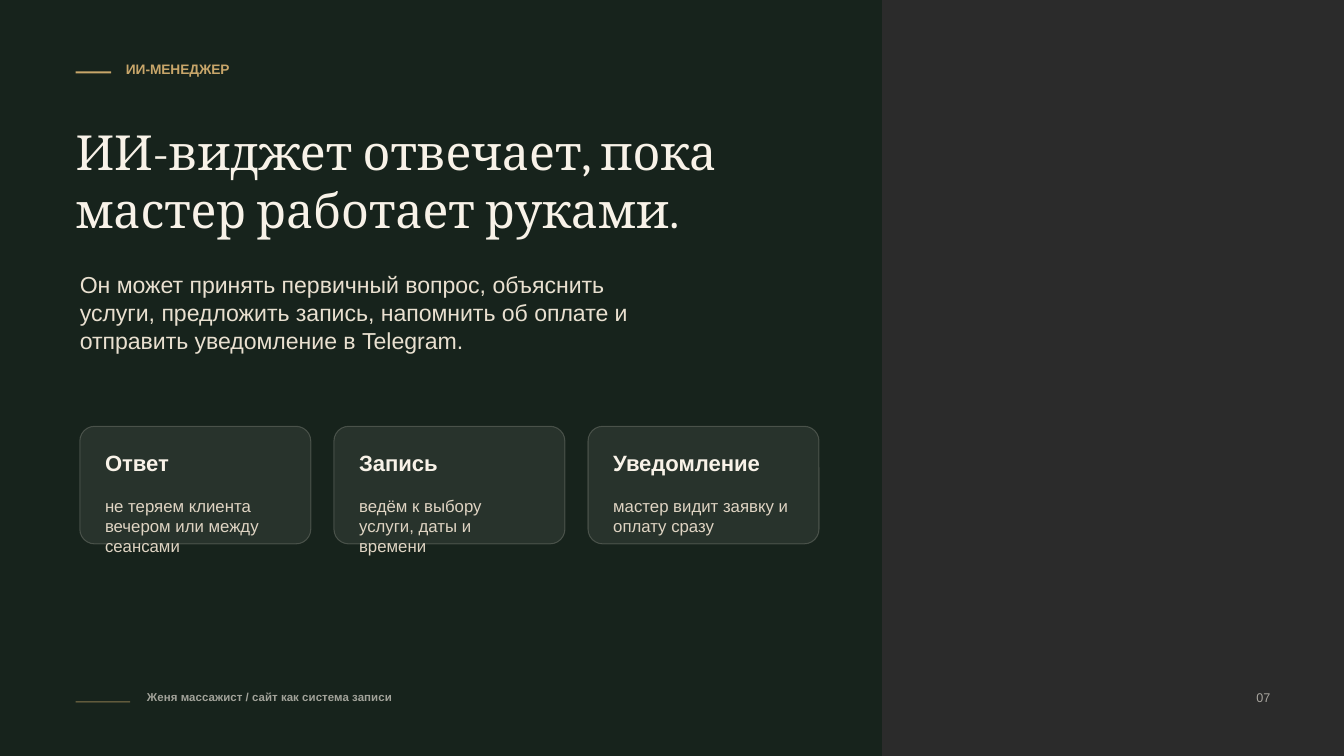
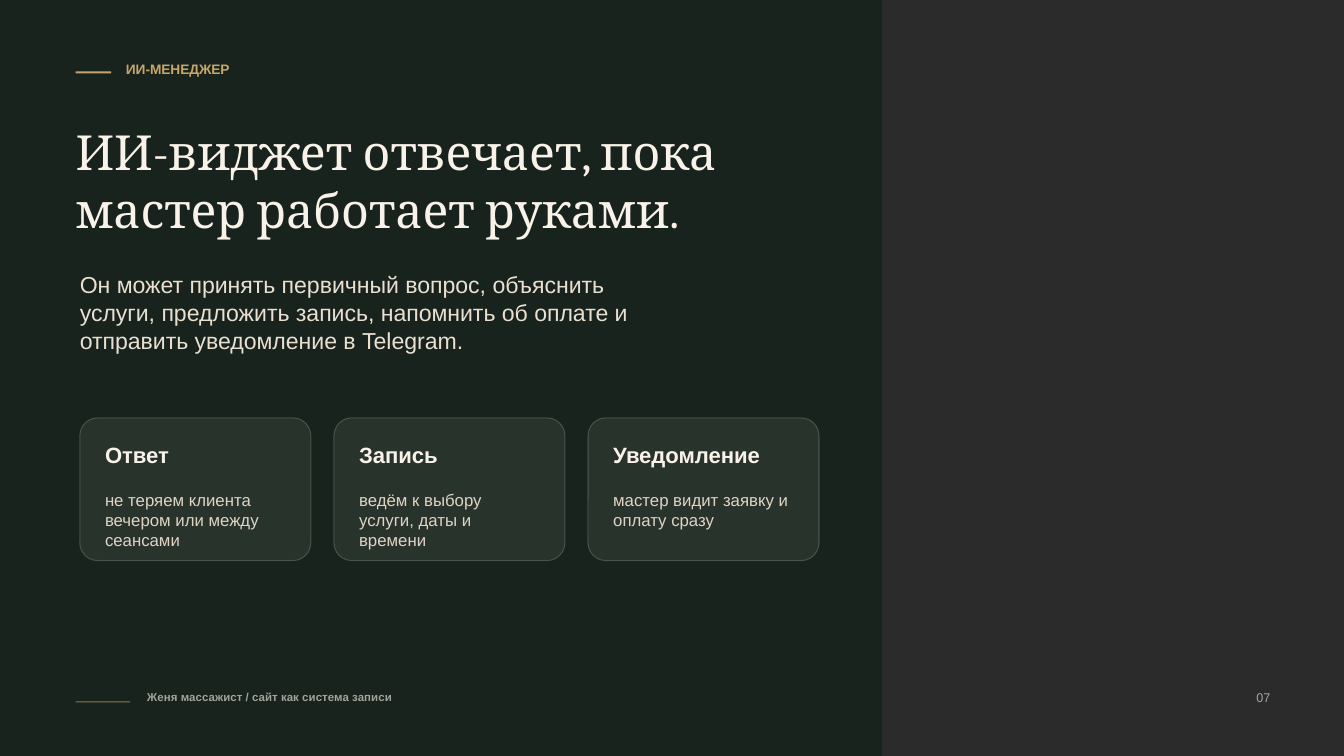
Before and after one commit to Alekseyradar/zhenya-massage, a slide deck: slide 7 of presentations/site-value-for-massage-therapist.pptx. Drawn at 1344x756 pixels with LibreOffice and Linux fonts; fonts in the diff are those of the drawing; background and template pictures are left out; a plain dark background stands for a picture behind light text. Boxes give left, top, right and bottom in pixels: in the first picture for what was removed or moved away, otherwise in the second. Text is boxed around its words. In the diff, an @@ line names an element or a change of style, - is before the commit and + after.

Commit message:
Polish presentation card spacing

```diff
--- a/presentations/site-value-for-massage-therapist.pptx
+++ b/presentations/site-value-for-massage-therapist.pptx
@@ rounded rectangle: place and size @@
-rounded rectangle at box(80, 426, 311, 544)
+rounded rectangle at box(80, 418, 311, 562)
@@ rounded rectangle: place and size @@
-rounded rectangle at box(334, 426, 565, 544)
+rounded rectangle at box(334, 418, 565, 562)
@@ rounded rectangle: place and size @@
-rounded rectangle at box(588, 426, 819, 544)
+rounded rectangle at box(588, 418, 819, 562)
@@ 3 texts: place and size @@
-3 texts at box(105, 455, 760, 476)
+3 texts at box(105, 447, 760, 468)
@@ text "не теряем клиента вечером или ...": place and size @@
-text "не теряем клиента вечером или ..." at box(105, 503, 259, 552)
+text "не теряем клиента вечером или ..." at box(105, 497, 259, 546)
@@ text "ведём к выбору услуги, даты ...": place and size @@
-text "ведём к выбору услуги, даты ..." at box(359, 500, 481, 556)
+text "ведём к выбору услуги, даты ..." at box(359, 494, 481, 550)
@@ text "мастер видит заявку и оплату ...": place and size @@
-text "мастер видит заявку и оплату ..." at box(613, 503, 788, 536)
+text "мастер видит заявку и оплату ..." at box(613, 497, 788, 530)
```
Also in this commit, not shown: 3 other slides changed.
